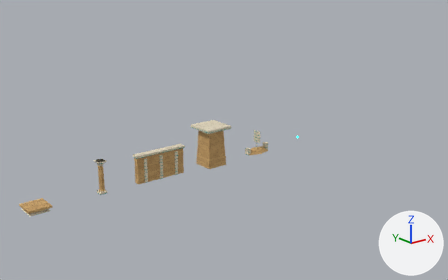
Before and after pictures for a commit that changed the Blender file Assets/Integrante4/Art/BlenderSource~/egipto_kit.blend.
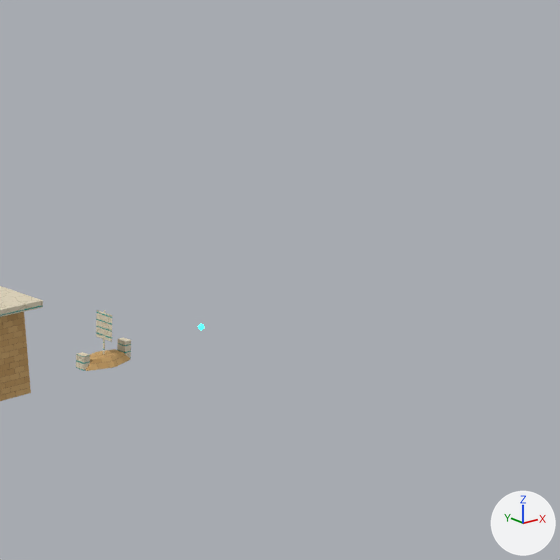
Each version is shown whole from a 50 mm lens placed at (-34.4, -92.1, 41.2), pointed at (43.9, 5.8, 2.0), then close up on the part from 48% to 100% of the width and 0% to 84% of the height. Lighting does not change. The marker at lower right points along +X, +Y and +Z. The last two pictures show the newer version.

In view in the first close-up: 'egipto_ship', 'egipto_tower'.
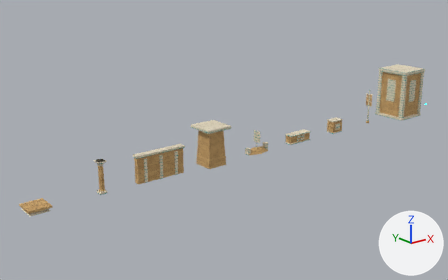
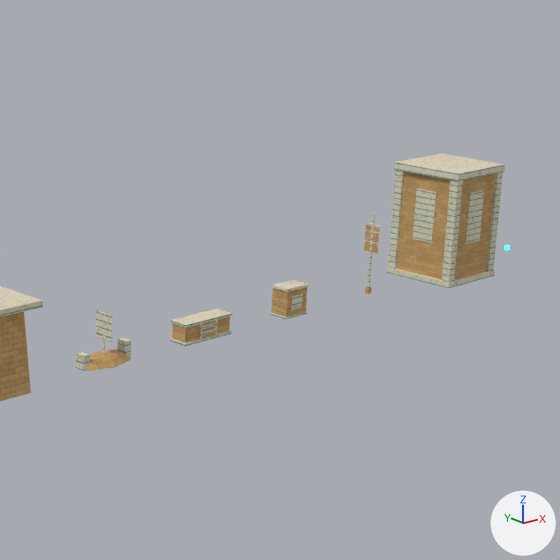
Where the change shows, as pixel boxes (x1, y1, x2, y2) in the close-ups (560 x 560 px):
```json
{"object": "egipto_keep", "change": "added", "after": [386, 153, 505, 288], "faces in mat_egipto_trim": [386, 153, 505, 288], "faces in mat_egipto_stone": [397, 171, 495, 280]}
{"object": "egipto_stairs", "change": "added", "after": [170, 309, 232, 346], "faces in mat_egipto_trim": [170, 309, 232, 346], "faces in mat_egipto_stone": [172, 316, 230, 343]}
{"object": "egipto_block", "change": "added", "after": [270, 280, 308, 319], "on screen": "brown", "faces in mat_egipto_stone": [271, 287, 307, 317], "faces in mat_egipto_trim": [270, 280, 308, 319]}
{"object": "egipto_mast", "change": "added", "after": [364, 213, 381, 294], "on screen": "brown", "faces in mat_egipto_stone": [364, 225, 380, 294], "faces in mat_egipto_trim": [364, 213, 381, 288]}
```

The change, as JSON lines over the scene's bpy script:
```json
{"op": "add", "block": "me_egipto_keep", "code": ["me_egipto_keep = bpy.data.meshes.new('egipto_keep')", "me_egipto_keep.from_pydata(...)  # 616 vertices, 594 faces; spans x -4.0..4.0, y -4.0..4.0, z 0.0..12.0", "# faces by material slot: [540, 54]", "me_egipto_keep.materials.append(mat_egipto_trim)", "me_egipto_keep.materials.append(mat_egipto_stone)"]}
{"op": "add", "block": "me_egipto_mast", "code": ["me_egipto_mast = bpy.data.meshes.new('egipto_mast')", "me_egipto_mast.from_pydata(...)  # 481 vertices, 459 faces; spans x -0.25..0.25, y -0.95..0.95, z 0.0..8.37", "# faces by material slot: [108, 351]", "me_egipto_mast.materials.append(mat_egipto_stone)", "me_egipto_mast.materials.append(mat_egipto_trim)"]}
{"op": "add", "block": "me_egipto_block", "code": ["me_egipto_block = bpy.data.meshes.new('egipto_block')", "me_egipto_block.from_pydata(...)  # 392 vertices, 378 faces; spans x -1.5..1.5, y -1.0..1.0, z 0.0..3.0", "# faces by material slot: [216, 162]", "me_egipto_block.materials.append(mat_egipto_trim)", "me_egipto_block.materials.append(mat_egipto_stone)"]}
{"op": "add", "block": "me_egipto_stairs", "code": ["me_egipto_stairs = bpy.data.meshes.new('egipto_stairs')", "me_egipto_stairs.from_pydata(...)  # 952 vertices, 918 faces; spans x -3.0..3.0, y -1.0..1.0, z 0.0..2.0", "# faces by material slot: [540, 378]", "me_egipto_stairs.materials.append(mat_egipto_trim)", "me_egipto_stairs.materials.append(mat_egipto_stone)"]}
{"op": "add", "block": "ob_egipto_keep", "code": ["ob_egipto_keep = bpy.data.objects.new('egipto_keep', me_egipto_keep)", "ob_egipto_keep.location = (96.0, 0.0, 0.0)"]}
{"op": "add", "block": "ob_egipto_mast", "code": ["ob_egipto_mast = bpy.data.objects.new('egipto_mast', me_egipto_mast)", "ob_egipto_mast.location = (84.0, 0.0, 0.0)"]}
{"op": "add", "block": "ob_egipto_block", "code": ["ob_egipto_block = bpy.data.objects.new('egipto_block', me_egipto_block)", "ob_egipto_block.location = (72.0, 0.0, 0.0)"]}
{"op": "add", "block": "ob_egipto_stairs", "code": ["ob_egipto_stairs = bpy.data.objects.new('egipto_stairs', me_egipto_stairs)", "ob_egipto_stairs.location = (60.0, 0.0, 0.0)"]}
```
